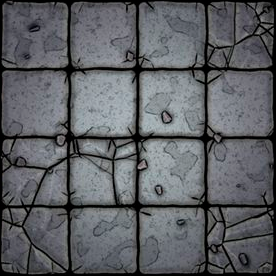
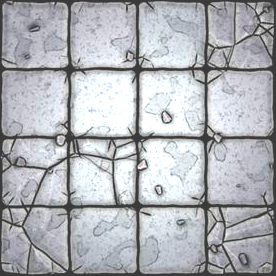
Comparing the layer stacks of the two 276 × 276 images. Changes:
removed layer "Pasted Layer" over left=0, top=0, right=276, bottom=276
painted on "Background" over left=0, top=0, right=276, bottom=276
